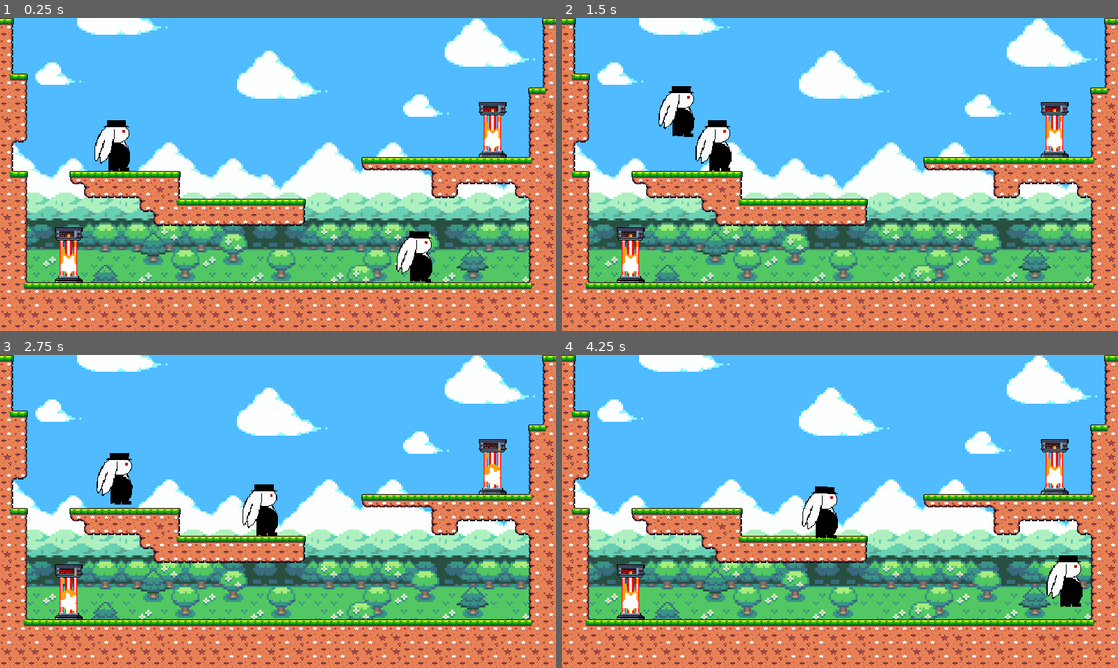
Above: before the commit, frames 1-4 (two rows, left to right).
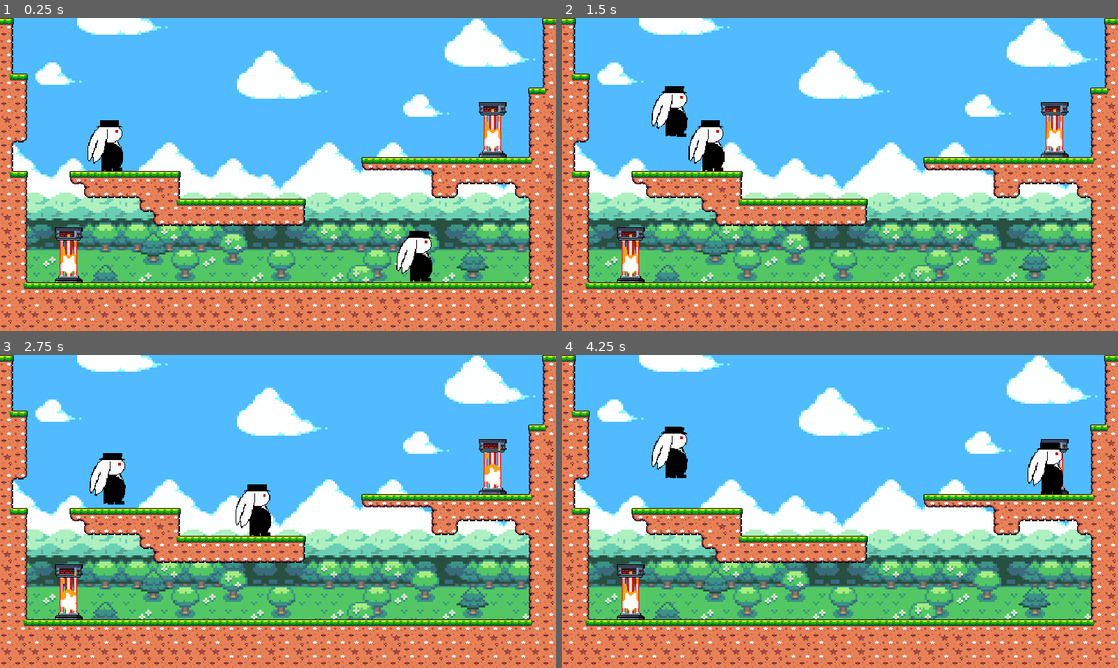
Above: after the commit, the same moments.

Repository: yddolem/CazuelaGaming
Game: Godot game, scene res://scenes/levels/level_1_1.tscn
Same seed, same stepped clock (60 frames per second), same inputs: the game is played once before the commit and once after it. This scene is started directly instead of the project's main scene.
Inputs:
- Up to frame 1 (0.25 s): no input
- Up to frame 2 (1.5 s): tap Enter (ui_accept) at 0.5, 0.77 s; hold Right (ui_right) from 0.53 s (still down); tap C at 0.6, 1.35 s
- Up to frame 3 (2.75 s): tap Enter (ui_accept) at 1.52 s; release Right (ui_right) at 2.03 s; hold Left (ui_left) from 2.03 s (still down); tap C at 2.1 s
- Up to frame 4 (4.25 s): release Left (ui_left) at 2.78 s; hold Right (ui_right) from 2.78 s (still down); tap C at 2.85, 3.6 s; tap Enter (ui_accept) at 3.02, 3.77 s

The runs differ from the first frame. In frame 1, 0.6% of the frame differs, in the area x 15-78%, y 32-85%; in frame 2, 1.1%; in frame 3, 1.1%; in frame 4, 3.1%, in the area x 16-94%, y 22-81%.

Commit message:
Arreglado bug de replicator tepeandose después de ya haberse tepeado

Diff:
--- a/cazuela gaming/scenes/actors/mecanica_2.0/main.gd
+++ b/cazuela gaming/scenes/actors/mecanica_2.0/main.gd
@@ -9,7 +9,8 @@
 	path_follow=$Path2D/PathFollow2D
 # Called every frame. 'delta' is the elapsed time since the previous frame.
 func _physics_process(delta):
-	path_follow.progress+=npcMoveSpeed*delta
+	if replicatorArrivedAtPortal == false:
+		path_follow.progress+=npcMoveSpeed*delta
 	#Si uno llega al portal y el otro no
 	if portalAwaiting()==true:
 		timer-=delta
--- a/cazuela gaming/scenes/actors/player.tscn
+++ b/cazuela gaming/scenes/actors/player.tscn
@@ -231,7 +231,7 @@
 [sub_resource type="AnimationNodeStateMachinePlayback" id="AnimationNodeStateMachinePlayback_dpj3w"]
 
 [sub_resource type="RectangleShape2D" id="RectangleShape2D_hi072"]
-size = Vector2(16, 15)
+size = Vector2(3, 15)
 
 [node name="Player" type="CharacterBody2D"]
 collision_layer = 0
@@ -265,7 +265,7 @@
 [node name="Area2D" type="Area2D" parent="."]
 
 [node name="CollisionShape2D" type="CollisionShape2D" parent="Area2D"]
-position = Vector2(0, -1)
+position = Vector2(-0.5, -1)
 shape = SubResource("RectangleShape2D_hi072")
 
 [connection signal="area_entered" from="Area2D" to="." method="_on_area_2d_area_entered"]
--- a/cazuela gaming/scenes/actors/replicator.tscn
+++ b/cazuela gaming/scenes/actors/replicator.tscn
@@ -6,7 +6,7 @@
 [ext_resource type="Texture2D" uid="uid://4qiibsers4s2" path="res://assets/animaciones conejo/caminando.png" id="4_uwbky"]
 
 [sub_resource type="RectangleShape2D" id="RectangleShape2D_bj17l"]
-size = Vector2(15, 20)
+size = Vector2(5, 20)
 
 [sub_resource type="Animation" id="Animation_oomqo"]
 length = 0.001
@@ -230,7 +230,7 @@
 [node name="Area2D" type="Area2D" parent="."]
 
 [node name="CollisionShape2D" type="CollisionShape2D" parent="Area2D"]
-position = Vector2(1.5, 5)
+position = Vector2(0.5, 5)
 shape = SubResource("RectangleShape2D_bj17l")
 
 [node name="Pivot" type="Node2D" parent="."]
--- a/cazuela gaming/scenes/levels/base_level.tscn
+++ b/cazuela gaming/scenes/levels/base_level.tscn
@@ -569,10 +569,13 @@
 format = 2
 
 [node name="Portal" parent="." instance=ExtResource("3_rtft8")]
+position = Vector2(20, 0)
 
 [node name="Portal2" parent="." instance=ExtResource("3_rtft8")]
+position = Vector2(-36, 0)
 
 [node name="Player" parent="." instance=ExtResource("4_1psnr")]
+position = Vector2(85, 4)
 
 [node name="Path2D" type="Path2D" parent="."]
 
--- a/cazuela gaming/scenes/levels/level_1_1.tscn
+++ b/cazuela gaming/scenes/levels/level_1_1.tscn
@@ -561,7 +561,7 @@
 
 [sub_resource type="Curve2D" id="Curve2D_1o0vq"]
 _data = {
-"points": PackedVector2Array(0, 0, 0, 0, 565, 280, 0, 0, 0, 0, 76, 279)
+"points": PackedVector2Array(0, 0, 0, 0, 565, 280, 0, 0, 0, 0, 76, 277)
 }
 point_count = 2
 
@@ -588,7 +588,7 @@
 position = Vector2(79, 273)
 
 [node name="Player" parent="." index="5"]
-position = Vector2(136, 147)
+position = Vector2(128, 147)
 
 [node name="Path2D" parent="." index="6"]
 position = Vector2(1, -1)
